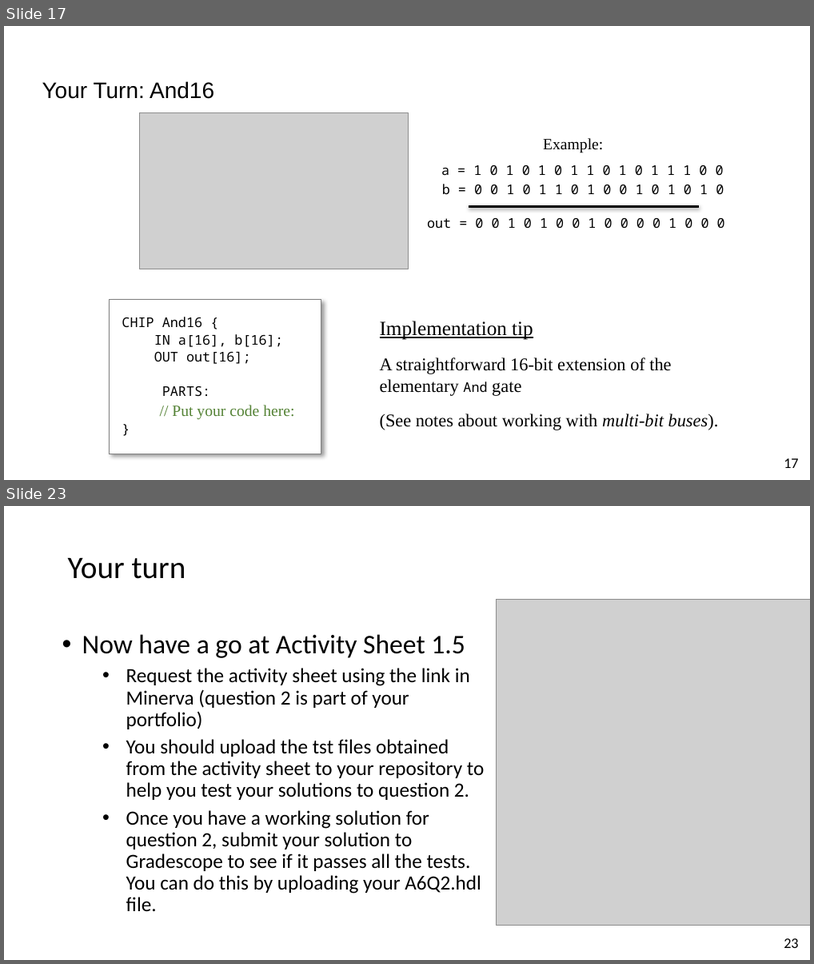
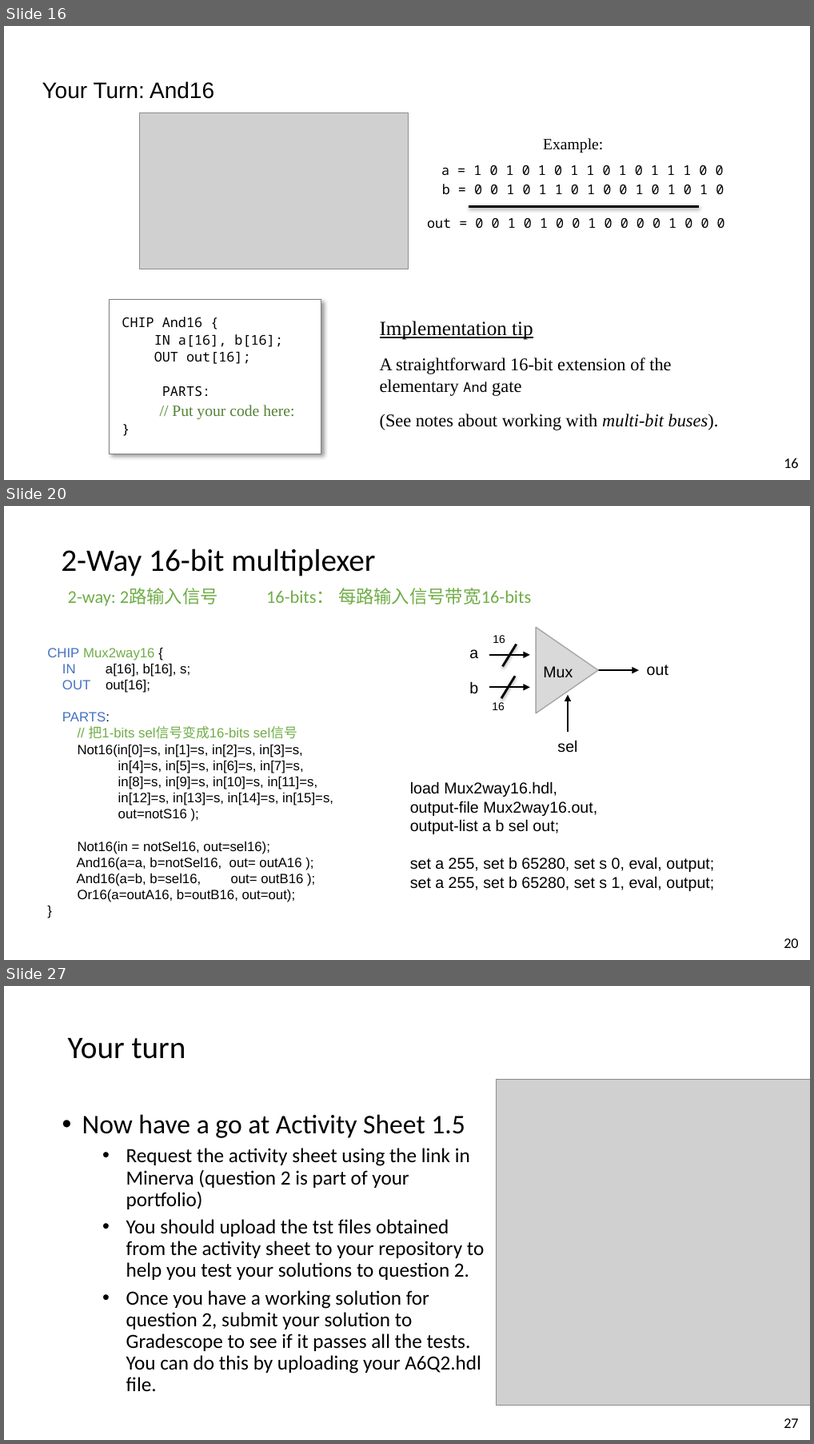
Before and after one commit to vcboy1/Leeds, a slide deck: 26fall/1860/Lecture/Week1.5/Lab 1.5.2 HDL & CAD LAB 2.pptx. Shown one above the other, each under a label of ours: slides 17 and 23 before the commit, slides 16, 20 and 27 after it; the slides between them are not shown. The pictures are 814x964 and 814x1444 pixels, drawn with LibreOffice and Linux fonts; fonts in the diff are those of the drawing; grey boxes stand for pictures; background and template pictures are left out. Boxes give left, top, right and bottom in pixels: in the first picture for what was removed or moved away, otherwise in the second. Text is boxed around its words. In the diff, an @@ line names an element or a change of style, - is before the commit and + after.

```diff
--- a/26fall/1860/Lecture/Week1.5/Lab 1.5.2 HDL & CAD LAB 2.pptx
+++ b/26fall/1860/Lecture/Week1.5/Lab 1.5.2 HDL & CAD LAB 2.pptx
@@ slide 20 added at [4, 506, 810, 960], background picture (left out) @@
@@ text added at [61, 548, 375, 576], 28 pt, text #000000 @@
+2-Way 16-bit multiplexer
@@ text added at [68, 588, 531, 606], 16 pt, text #70AD47 @@
+2-way: 2路输入信号 16-bits： 每路输入信号带宽16-bits
@@ text added at [47, 648, 334, 902], 12 pt, text #000000 @@
+CHIP Mux2way16 {
+IN a[16], b[16], s;
+OUT out[16];
+PARTS:
+// 把1-bits sel信号变成16-bits sel信号
+Not16(in[0]=s, in[1]=s, in[2]=s, in[3]=s,
+in[4]=s, in[5]=s, in[6]=s, in[7]=s,
+in[8]=s, in[9]=s, in[10]=s, in[11]=s,
+in[12]=s, in[13]=s, in[14]=s, in[15]=s,
+out=notS16 );
+Not16(in = notSel16, out=sel16);
+And16(a=a, b=notSel16, out= outA16 );
+And16(a=b, b=sel16, out= outB16 );
+Or16(a=outA16, b=outB16, out=out);
+}
@@ text added at [470, 649, 478, 659], 14 pt, text #000000 @@
+a
@@ text added at [493, 635, 506, 643], 10 pt, text #000000 @@
+16
@@ line added from (517, 644) to (503, 667), #000000 2 pt @@
@@ triangle added at [536, 627, 598, 713], fill #D9D9D9, outline #A6A6A6 1 pt @@
@@ arrow added from (490, 654) to (530, 654), #000000 1.5 pt @@
@@ text added at [543, 666, 573, 677], 14 pt, text #000000 @@
+Mux
@@ arrow added from (598, 671) to (639, 671), #000000 1.5 pt @@
@@ text added at [647, 664, 669, 676], 14 pt, text #000000 @@
+out
@@ text added at [470, 681, 478, 694], 14 pt, text #000000 @@
+b
@@ arrow added from (490, 688) to (530, 688), #000000 1.5 pt @@
@@ line added from (515, 676) to (502, 698), #000000 2 pt @@
@@ arrow added from (568, 732) to (568, 695), #000000 1.5 pt @@
@@ text added at [492, 702, 505, 710], 10 pt, text #000000 @@
+16
@@ text added at [558, 740, 578, 752], 14 pt, text #000000 @@
+sel
@@ text added at [410, 781, 714, 891], 14 pt, text #000000 @@
+load Mux2way16.hdl,
+output-file Mux2way16.out,
+output-list a b sel out;
+set a 255, set b 65280, set s 0, eval, output;
+set a 255, set b 65280, set s 1, eval, output;
@@ page number added at [784, 938, 798, 948], 13 pt, text #000000 @@
+20
@@ what was slide 17 is now slide 16 @@
@@ page number at [784, 457, 798, 468]: text changed @@
-17
+16
@@ what was slide 23 is now slide 27 @@
@@ page number at [784, 1418, 798, 1428]: text changed @@
-23
+27
```
Also in this commit, not shown: 13 slides changed, 4 other slides added, 1 slide removed, 7 other files.
